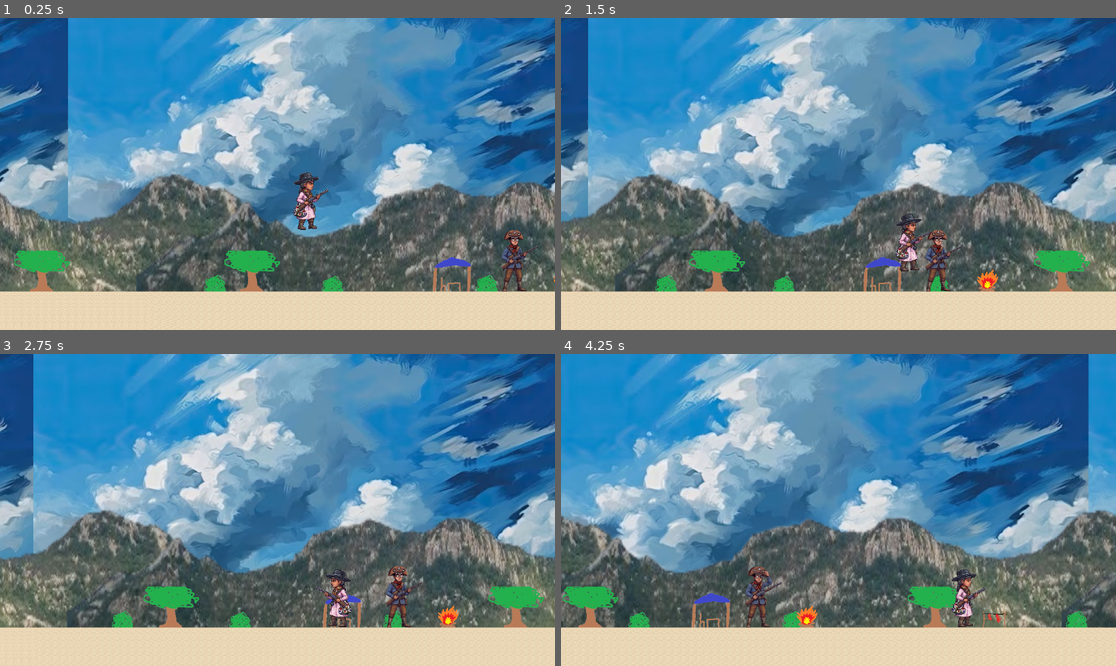
Above: before the commit, frames 1-4 (two rows, left to right).
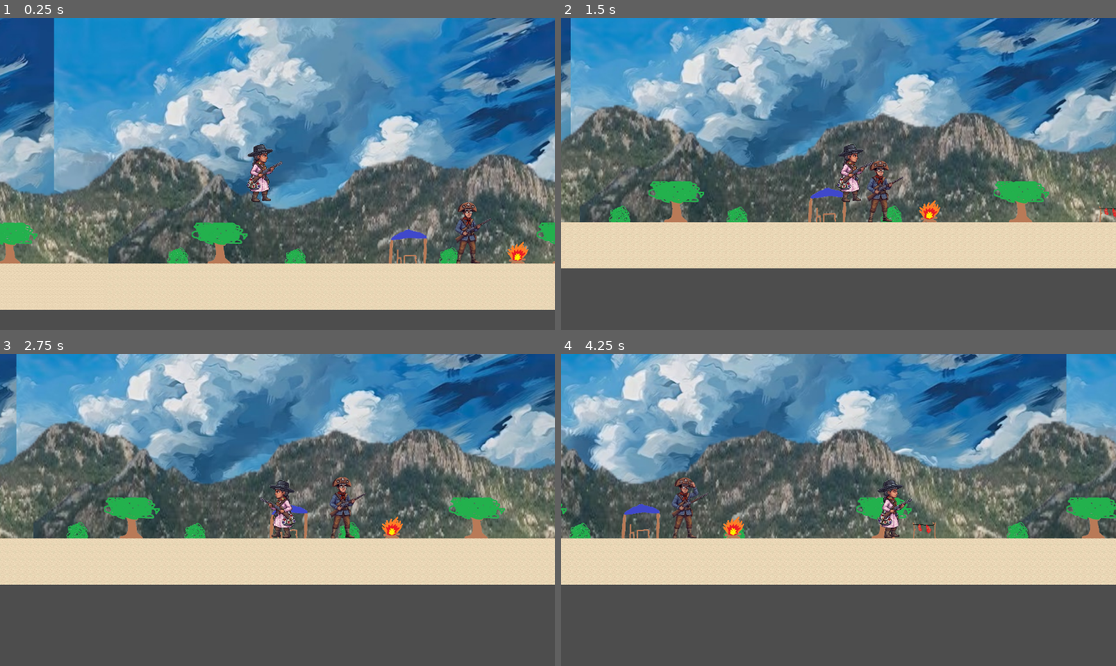
Above: after the commit, the same moments.

Repository: LBranco27/caminhos_de_maria_bonita
Game: Godot game, scene res://scenes/main/camp/acampamento.tscn
The game is run twice, just before and just after one commit, with the same random seed, the same clock (stepped at 60 frames per second) and the same inputs. The engine's default icon, where the game draws it, is replaced by a stand-in: a white triangle on a blue panel in a dark square.
Inputs:
- Up to frame 1 (0.25 s): no input
- Up to frame 2 (1.5 s): tap Enter (ui_accept) at 0.5, 0.77 s; hold E (interact) 0.53-1.28 s; hold Right (ui_right) from 0.53 s (still down); tap E (interact) at 1.35 s
- Up to frame 3 (2.75 s): tap Enter (ui_accept) at 1.52 s; release Right (ui_right) at 2.03 s; hold Left (ui_left) from 2.03 s (still down); hold E (interact) from 2.03 s (still down)
- Up to frame 4 (4.25 s): release Left (ui_left) at 2.78 s; release E (interact) at 2.78 s; hold Right (ui_right) from 2.78 s (still down); tap E (interact) at 2.85 s; tap Enter (ui_accept) at 3.02, 3.77 s; hold E (interact) from 3.53 s (still down)

The runs differ from the first frame. In frame 1, 67% of the frame differs, in the area x 0-100%, y 0-100%; in frame 2, 85%; in frame 3, 87%; in frame 4, 87%.

Commit message:
add camera effects, fix hidden player

Diff:
--- a/scenes/main/camp/acampamento.tscn
+++ b/scenes/main/camp/acampamento.tscn
@@ -5,20 +5,16 @@
 [ext_resource type="Texture2D" uid="uid://cuhih5ttibcif" path="res://assets/sprite/background/serras-removebg-preview.png" id="2_h3e5j"]
 [ext_resource type="Texture2D" uid="uid://mfpkdorvwyc3" path="res://assets/sprite/background/arvore (2).png" id="3_h3e5j"]
 [ext_resource type="Texture2D" uid="uid://b7dhs6t5cquj1" path="res://assets/sprite/background/moita_branco.png" id="3_q0j8p"]
-[ext_resource type="Texture2D" uid="uid://dapbxsm5yucw8" path="res://icon.svg" id="5_pt16l"]
 [ext_resource type="Texture2D" uid="uid://r3nxpjis0bm1" path="res://assets/sprite/background/barraca_branco.png" id="5_q0j8p"]
 [ext_resource type="Texture2D" uid="uid://bqc64a5ycihtx" path="res://assets/sprite/background/carne-removebg-preview.png" id="6_e2i7t"]
-[ext_resource type="Script" uid="uid://bivx5nf0pi61s" path="res://scripts/global/character_body_2d.gd" id="6_em6kt"]
 [ext_resource type="Script" uid="uid://cro2ia4udnvq0" path="res://scripts/global/fogueira.gd" id="7_8iutl"]
 [ext_resource type="Texture2D" uid="uid://dkylaa7vp2626" path="res://assets/sprite/objects/fogueira_branco.png" id="7_e2i7t"]
+[ext_resource type="Script" uid="uid://dd4fgm6ys0as6" path="res://scripts/main/camp/acampamento_camera.gd" id="8_hm2of"]
 [ext_resource type="PackedScene" uid="uid://vb8t8oljqlrb" path="res://scenes/game/player/player.tscn" id="12_wrsmo"]
 [ext_resource type="PackedScene" uid="uid://dblcr36x2eq2x" path="res://scenes/game/cangaceiro/cangaceiro.tscn" id="13_1avdw"]
 
 [sub_resource type="RectangleShape2D" id="RectangleShape2D_8iutl"]
 size = Vector2(54, 53)
-
-[sub_resource type="RectangleShape2D" id="RectangleShape2D_em6kt"]
-size = Vector2(34, 32)
 
 [sub_resource type="RectangleShape2D" id="RectangleShape2D_sddih"]
 size = Vector2(2526, 85)
@@ -2652,20 +2648,9 @@
 [node name="Player" parent="." unique_id=1278146228 instance=ExtResource("12_wrsmo")]
 position = Vector2(164, 361)
 
-[node name="Player_provisorio" type="CharacterBody2D" parent="." unique_id=2075116241]
-visible = false
-position = Vector2(109, 552)
-script = ExtResource("6_em6kt")
-
-[node name="CollisionShape2D" type="CollisionShape2D" parent="Player_provisorio" unique_id=1791322381]
-shape = SubResource("RectangleShape2D_em6kt")
-
-[node name="Sprite2D" type="Sprite2D" parent="Player_provisorio" unique_id=1802857686]
-scale = Vector2(0.265625, 0.2758789)
-texture = ExtResource("5_pt16l")
-
-[node name="Camera2D" type="Camera2D" parent="Player_provisorio" unique_id=1166440070]
-position = Vector2(-4, -228)
+[node name="Camera2D" type="Camera2D" parent="Player" unique_id=1166440070]
+position = Vector2(0, -37)
+script = ExtResource("8_hm2of")
 
 [node name="Ground" type="StaticBody2D" parent="." unique_id=2079568681]
 position = Vector2(1, 0)
@@ -2679,12 +2664,14 @@
 tile_set = SubResource("TileSet_sddih")
 
 [node name="Limite_0" type="StaticBody2D" parent="." unique_id=1668882129]
+unique_name_in_owner = true
 position = Vector2(-584, 306)
 
 [node name="CollisionShape2D" type="CollisionShape2D" parent="Limite_0" unique_id=1310574865]
 shape = SubResource("RectangleShape2D_q0j8p")
 
 [node name="Limite_1" type="StaticBody2D" parent="." unique_id=108975967]
+unique_name_in_owner = true
 position = Vector2(1362, 309)
 
 [node name="CollisionShape2D" type="CollisionShape2D" parent="Limite_1" unique_id=1039050934]
--- a/scripts/global/player.gd
+++ b/scripts/global/player.gd
@@ -7,16 +7,12 @@
 
 
 func _physics_process(delta: float) -> void:
-	# Add the gravity.
 	if not is_on_floor():
 		velocity += get_gravity() * delta
 
-	# Handle jump.
 	if Input.is_action_just_pressed("ui_accept") and is_on_floor():
 		velocity.y = JUMP_VELOCITY
 
-	# Get the input direction and handle the movement/deceleration.
-	# As good practice, you should replace UI actions with custom gameplay actions.
 	var direction := Input.get_axis("ui_left", "ui_right")
 	if direction:
 		velocity.x = direction * SPEED
--- /dev/null
+++ b/scripts/main/camp/acampamento_camera.gd
@@ -0,0 +1,24 @@
+extends Camera2D
+
+@export var center_offset_x := 0.0
+@export var edge_offset_x := 160.0
+@export var shift_speed := 480.0
+
+@onready var player: Node2D = get_parent()
+@onready var left_limit: Node2D = %Limite_0
+@onready var right_limit: Node2D = %Limite_1
+
+var base_y := 0.0
+
+func _process(delta: float) -> void:
+	var left_x := left_limit.global_position.x
+	var right_x := right_limit.global_position.x
+	if is_equal_approx(left_x, right_x):
+		position = Vector2(center_offset_x, base_y)
+		return
+
+	var progress := clampf(inverse_lerp(left_x, right_x, player.global_position.x), 0.0, 1.0)
+	var target_x := lerpf(center_offset_x + edge_offset_x, center_offset_x - edge_offset_x, progress)
+
+	position.x = move_toward(position.x, target_x, shift_speed * delta)
+	position.y = base_y
Not shown, added: scripts/main/camp/acampamento_camera.gd.uid
